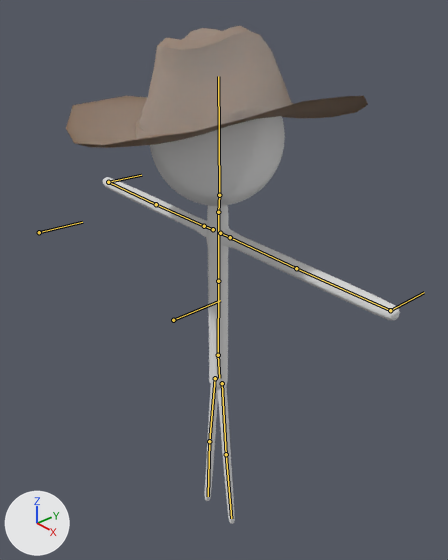
What one commit did to the Blender file SticksNBones_Game/Assets/Renders/Ranger.blend.
Before and after are seen from a 50 mm lens placed at (1.265, -1.065, 1.198), pointed at (-0.012, 0.04, 0.322). The axes (+X, +Y, +Z) are drawn at lower left. The lights are the same throughout. The bones that bend it are drawn over the model as lines.

Names of what the first picture shows: 'Cylinder.001', 'hat group1'.
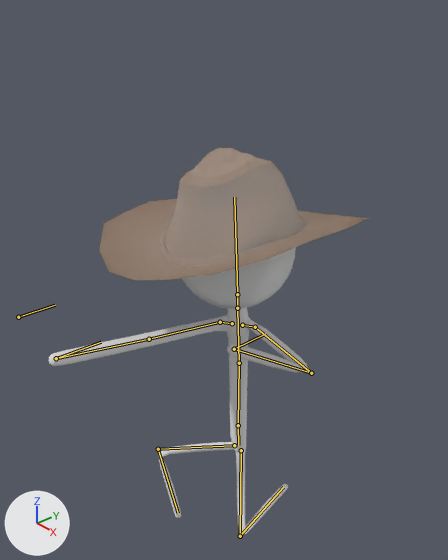
The newer file adds an action. The first version stands in its rest pose; the second is drawn at frame 2 of the action 'CrouchPunch'.

What differs and where, as boxes (x1, y1, x2, y2) in the pictures (448 x 560 px):
'hat group1', posed (10% narrower, 9% taller): before (66, 26, 368, 148); after (99, 148, 370, 281)
'Cylinder.001', posed: before (103, 116, 400, 524); after (49, 247, 310, 534)
bone 'stomach', root to tip: before (218, 355) to (218, 281); after (238, 425) to (239, 363)
bone 'chest', root to tip: before (218, 281) to (218, 212); after (239, 363) to (237, 308)
bone 'head', root to tip: before (219, 195) to (218, 76); after (237, 294) to (234, 197)
bone 'armik.l', root to tip: before (390, 310) to (424, 292); after (234, 349) to (265, 334)
bone 'elbowik.l', root to tip: before (173, 320) to (220, 300); after (18, 317) to (55, 305)
bone 'armik.r', root to tip: before (108, 182) to (141, 175); after (56, 358) to (101, 342)

The change in detail:
Bone 'base' (bone_base) moves from (0.0, 0.0, 0.0) to (0.03, -0.39, 1.42).
Bone 'stomach' (bone_stomach) turns from (0, 0, 0) to (0, 32, 1) degrees about its own x, y and z.
Bone 'chest' (bone_chest) turns from (0, 0, 0) to (6, 1, 0) degrees about its own x, y and z.
Bone 'head' (bone_head) turns from (0, 0, 0) to (-5, -33, 4) degrees about its own x, y and z.
Bone 'ikleg.l' (bone_ikleg_l) moves from (0.0, 0.0, 0.0) to (-0.14, 0.97, -0.29).
Bone 'knee.l' (bone_knee_l) moves from (0.0, 0.0, 0.0) to (0.1, 0.04, -0.4).
Bone 'ikleg.r' (bone_ikleg_r) moves from (0.0, 0.0, 0.0) to (-0.01, -0.61, 0.05).
Bone 'knee.r' (bone_knee_r) moves from (0.0, 0.0, 0.0) to (0.5, 0.05, 0.03).
Bone 'armik.l' (bone_armik_l) moves from (0.0, 0.0, 0.0) to (0.87, 0.1, 2.62).
Bone 'elbowik.l' (bone_elbowik_l) moves from (0.0, 0.0, 0.0) to (1.23, 0.01, 1.07).
Bone 'armik.r' (bone_armik_r) moves from (0.0, 0.0, 0.0) to (-1.04, -2.06, 2.28).
